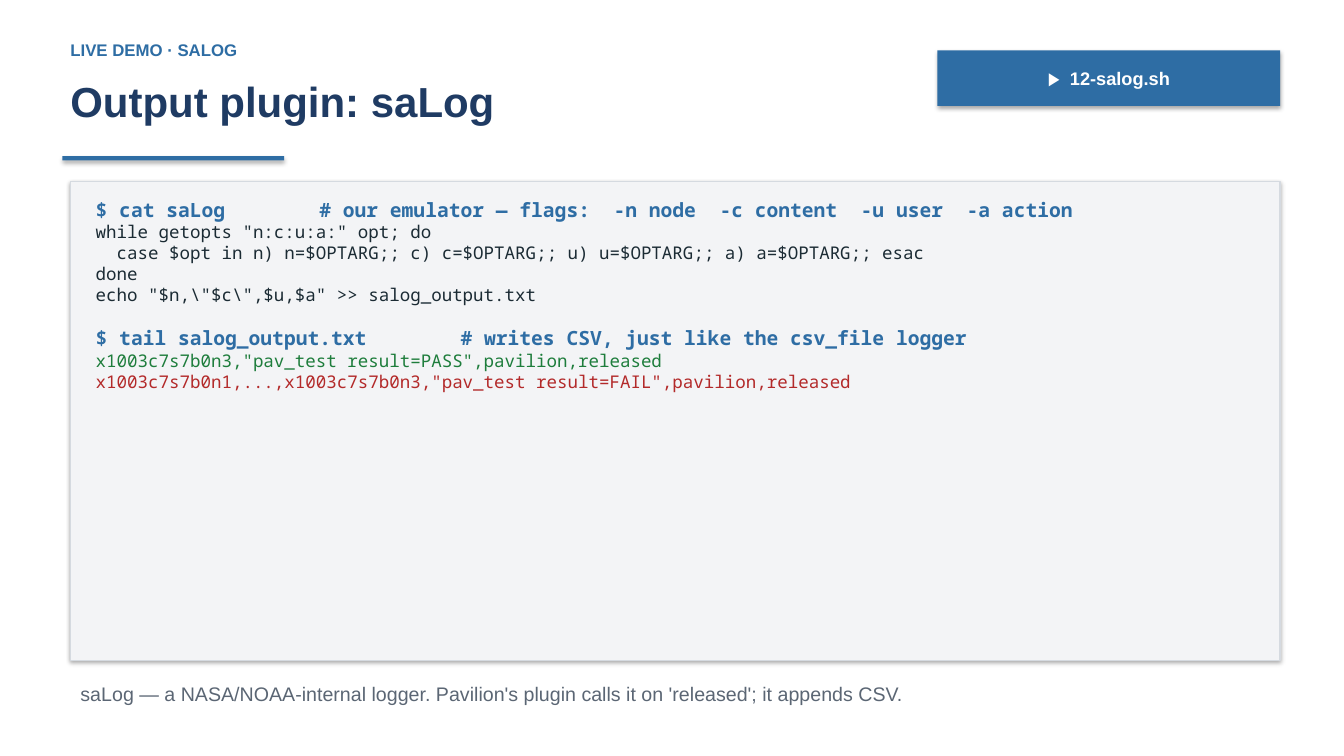
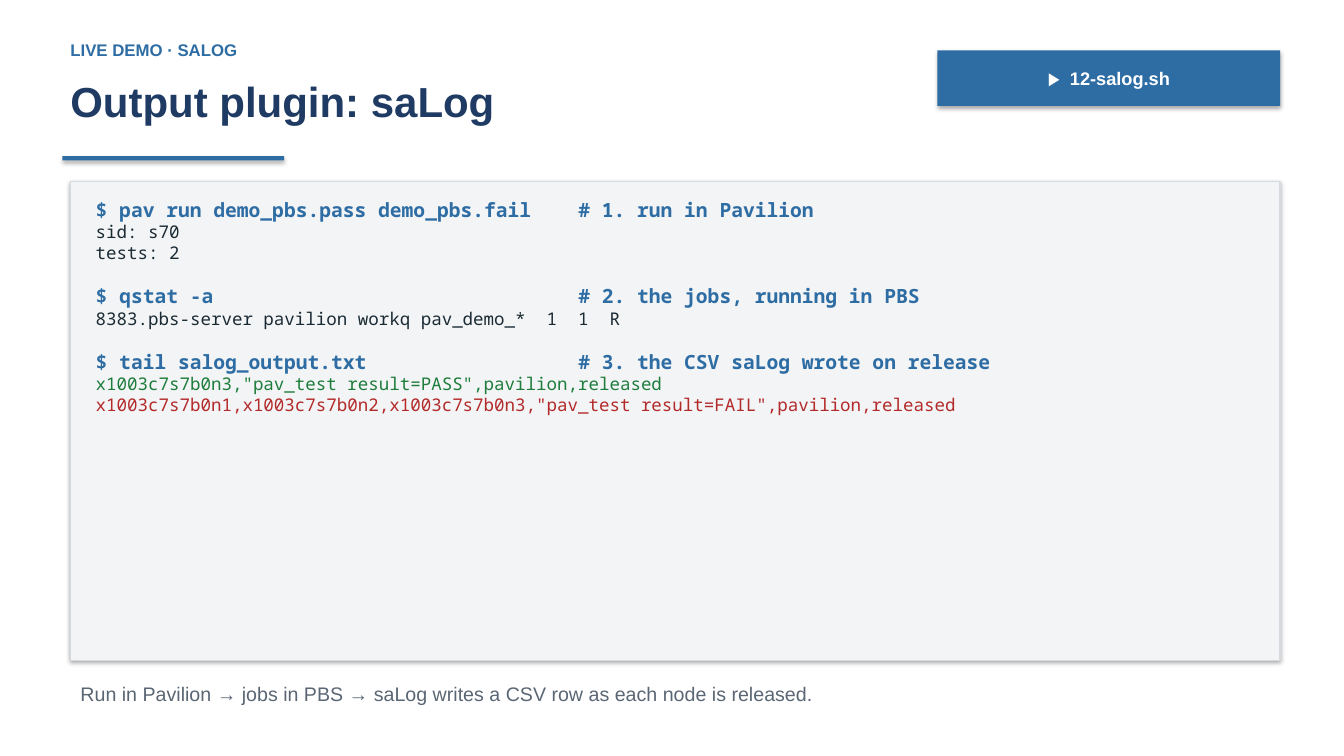
Before and after one commit to curtisecombsjr/pavilion-workshop, a slide deck: slide 43 of pavilion-workshop.pptx (slide 36 before the commit). Drawn at 1344x756 pixels with LibreOffice and Linux fonts; fonts in the diff are those of the drawing. Boxes give left, top, right and bottom in pixels: in the first picture for what was removed or moved away, otherwise in the second. Text is boxed around its words. In the diff, an @@ line names an element or a change of style, - is before the commit and + after.

```diff
--- a/pavilion-workshop.pptx
+++ b/pavilion-workshop.pptx
@@ text in rectangle at bbox=[96, 202, 990, 374]: text changed; size 12.5 to 14 pt; text colour #1B2B34 to #2E6DA4; bold on @@
-$ cat saLog # our emulator — flags: -n node -c content -u user -a action
-while getopts "n:c:u:a:" opt; do
-case $opt in n) n=$OPTARG;; c) c=$OPTARG;; u) u=$OPTARG;; a) a=$OPTARG;; esac
-done
-echo "$n,\"$c\",$u,$a" >> salog_output.txt
-$ tail salog_output.txt # writes CSV, just like the csv_file logger
+$ pav run demo_pbs.pass demo_pbs.fail # 1. run in Pavilion
+sid: s70
+tests: 2
+$ qstat -a # 2. the jobs, running in PBS
+8383.pbs-server pavilion workq pav_demo_* 1 1 R
+$ tail salog_output.txt # 3. the CSV saLog wrote on release
@@ text in rectangle at bbox=[96, 397, 956, 415]: text changed @@
-x1003c7s7b0n1,...,x1003c7s7b0n3,"pav_test result=FAIL",pavilion,released
+x1003c7s7b0n1,x1003c7s7b0n2,x1003c7s7b0n3,"pav_test result=FAIL",pavilion,released
@@ text at bbox=[80, 687, 813, 705]: text changed @@
-saLog — a NASA/NOAA-internal logger. Pavilion's plugin calls it on 'released'; it appends CSV.
+Run in Pavilion → jobs in PBS → saLog writes a CSV row as each node is released.
```
Also in this commit, not shown: 17 other slides changed, 7 slides added, 19 other files.
